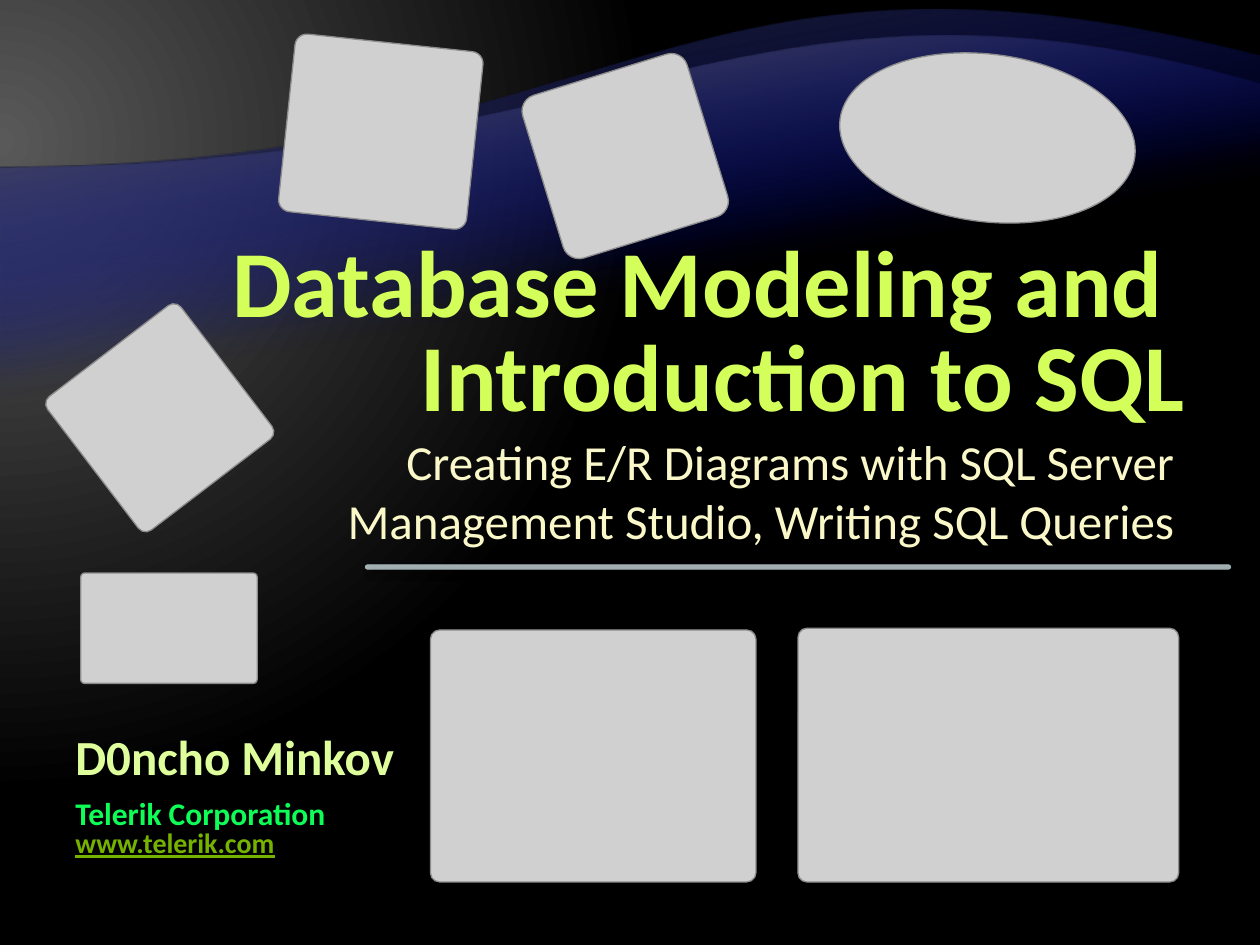
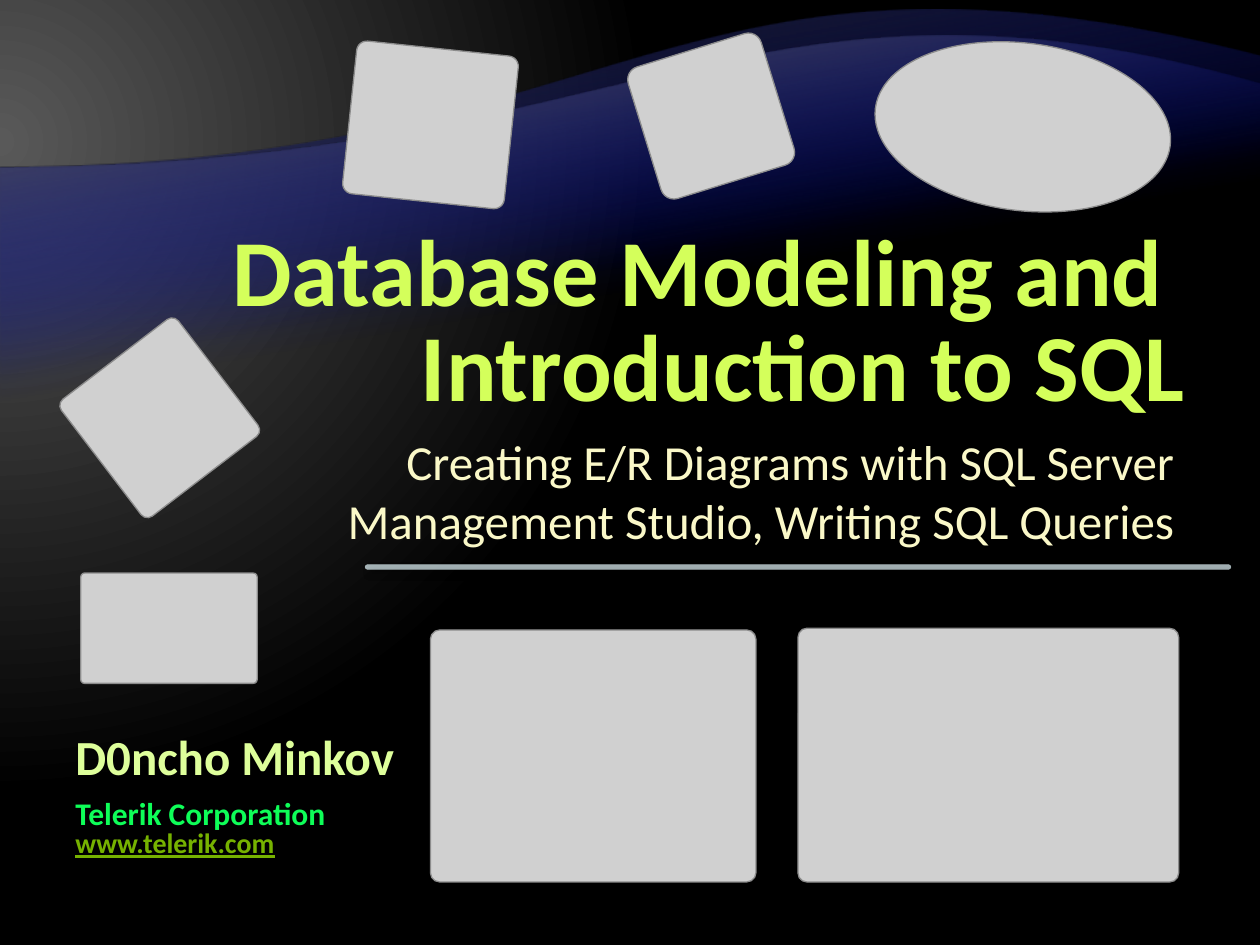
Before and after one commit to Graveheart/aspnetcourse, a slide deck: slide 1 of 2010/lectures/5. Databases, SQL and MS SQL Server.pptx. Drawn at 1260x945 pixels with LibreOffice and Linux fonts; fonts in the diff are those of the drawing; grey boxes stand for pictures; background and template pictures are left out. Boxes give left, top, right and bottom in pixels: in the first picture for what was removed or moved away, otherwise in the second. Text is boxed around its words. In the diff, an @@ line names an element or a change of style, - is before the commit and + after.

Commit message:
Fixed the database lecture - it was complete confusion

```diff
--- a/2010/lectures/5. Databases, SQL and MS SQL Server.pptx
+++ b/2010/lectures/5. Databases, SQL and MS SQL Server.pptx
@@ picture: place and size @@
-picture at [518, 49, 733, 262]
+picture at [624, 29, 797, 201]
@@ picture: place and size @@
-picture at [830, 36, 1146, 240]
+picture at [865, 25, 1181, 228]
@@ picture: place and size @@
-picture at [277, 33, 484, 231]
+picture at [341, 40, 519, 210]
@@ title "Database Modeling and Introduction to ..." rewrapped from [232, 238, 1184, 423] to [232, 239, 1184, 413] @@
@@ picture: place and size @@
-picture at [42, 300, 277, 535]
+picture at [56, 314, 263, 521]
```
Also in this commit, not shown: 10 other slides changed, 4 other files.
